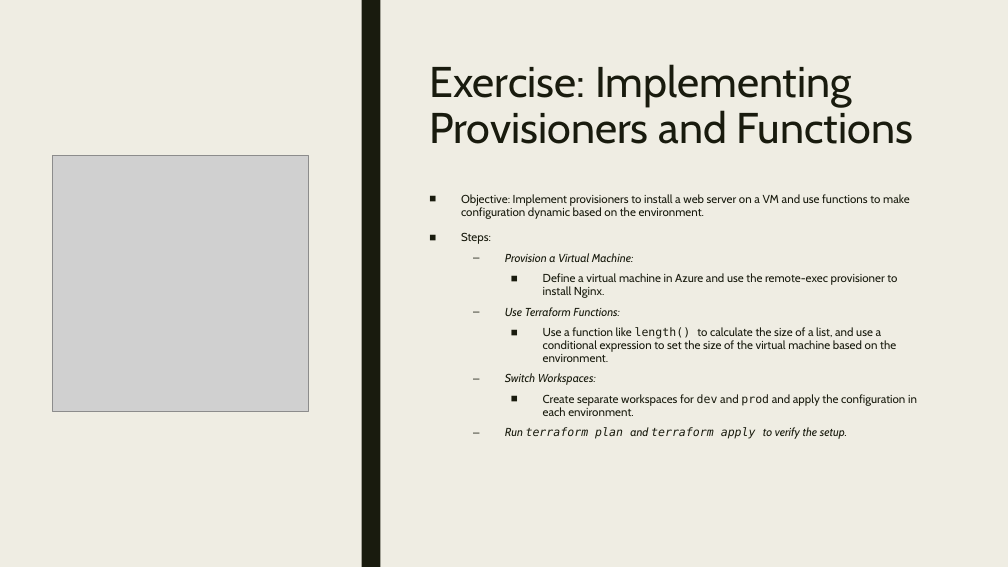
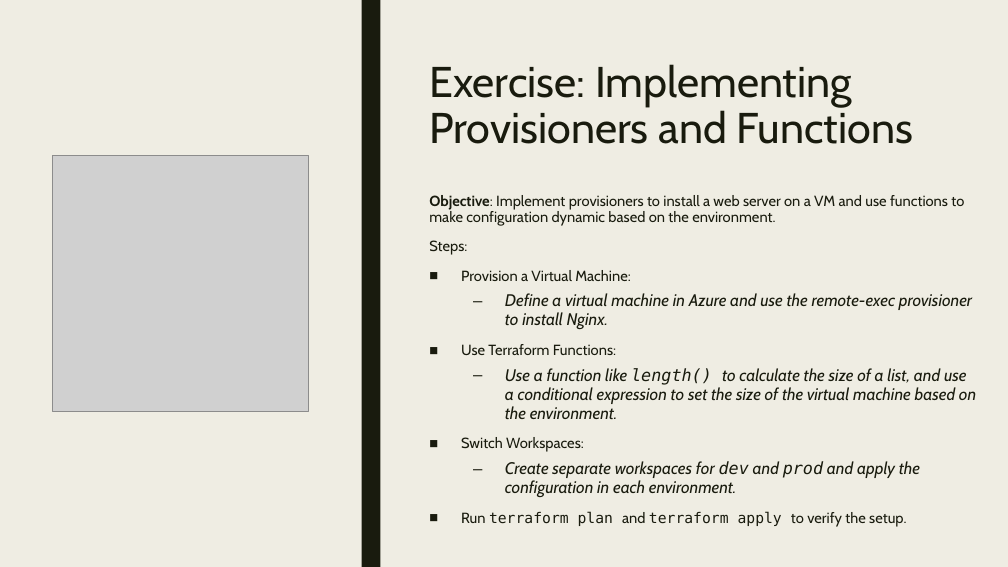
Before and after one commit to cwoodruff/terraform-workshop, a slide deck: slide 7 of slides/7-Advanced Terraform Features.pptx. Drawn at 1008x567 pixels with LibreOffice and Linux fonts; fonts in the diff are those of the drawing; grey boxes stand for pictures. Boxes give left, top, right and bottom in pixels: in the first picture for what was removed or moved away, otherwise in the second. Text is boxed around its words. In the diff, an @@ line names an element or a change of style, - is before the commit and + after.

```diff
--- a/slides/7-Advanced Terraform Features.pptx
+++ b/slides/7-Advanced Terraform Features.pptx
@@ text "Objective: Implement provisioners to install ..." at (x1=429, y1=195, x2=976, y2=527): size 11 to 14 pt in "Objective: Implement provisioners to install a web ...", "Steps:", "Provision a Virtual Machine:", "Use Terraform Functions:" and 2 more places; bold on in "Objective:"; italic off in "Provision a Virtual Machine:", "Use Terraform Functions:", "Switch Workspaces:", "Run terraform plan and terraform apply to ..."; size 11 to 16 pt, italic on in "Define a virtual machine in Azure and ...", "Use a function like length() to calculate ...", "Create separate workspaces for dev and prod ..."; bullet ■ to none; bullet – to ■; list level 2 to 1 in "Provision a Virtual Machine:"; bullet ■ to –; list level 3 to 2 in "Define a virtual machine in ..."; list level 2 to 1 in "Use Terraform Functions:"; list level 3 to 2 in "Use a function like length() ..."; list level 2 to 1 in "Switch Workspaces:"; list level 3 to 2 in "Create separate workspaces for dev ..."; list level 2 to 1 in "Run terraform plan and terraform ..." @@
```
Also in this commit, not shown: 2 other slides changed.
